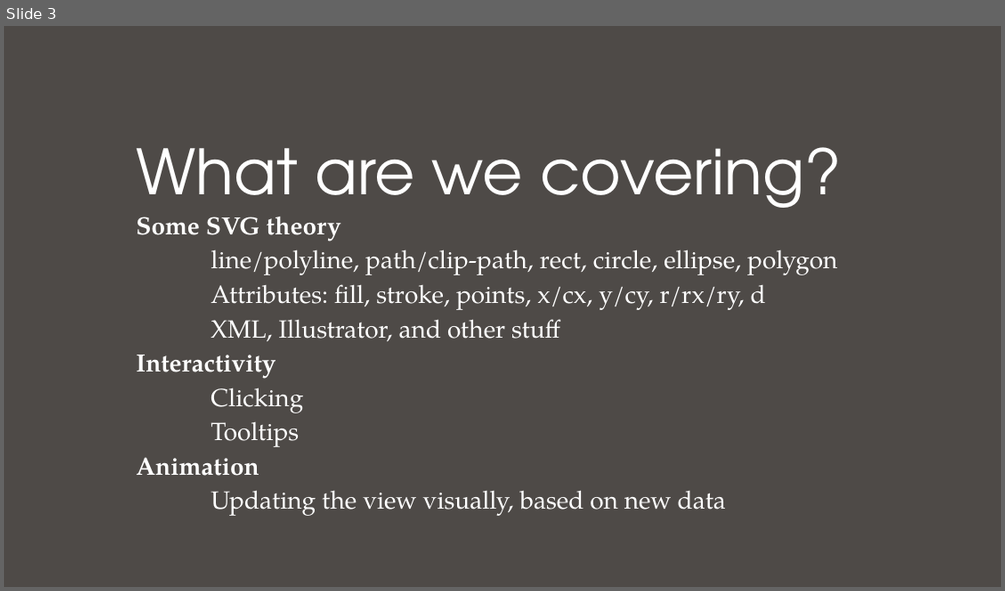
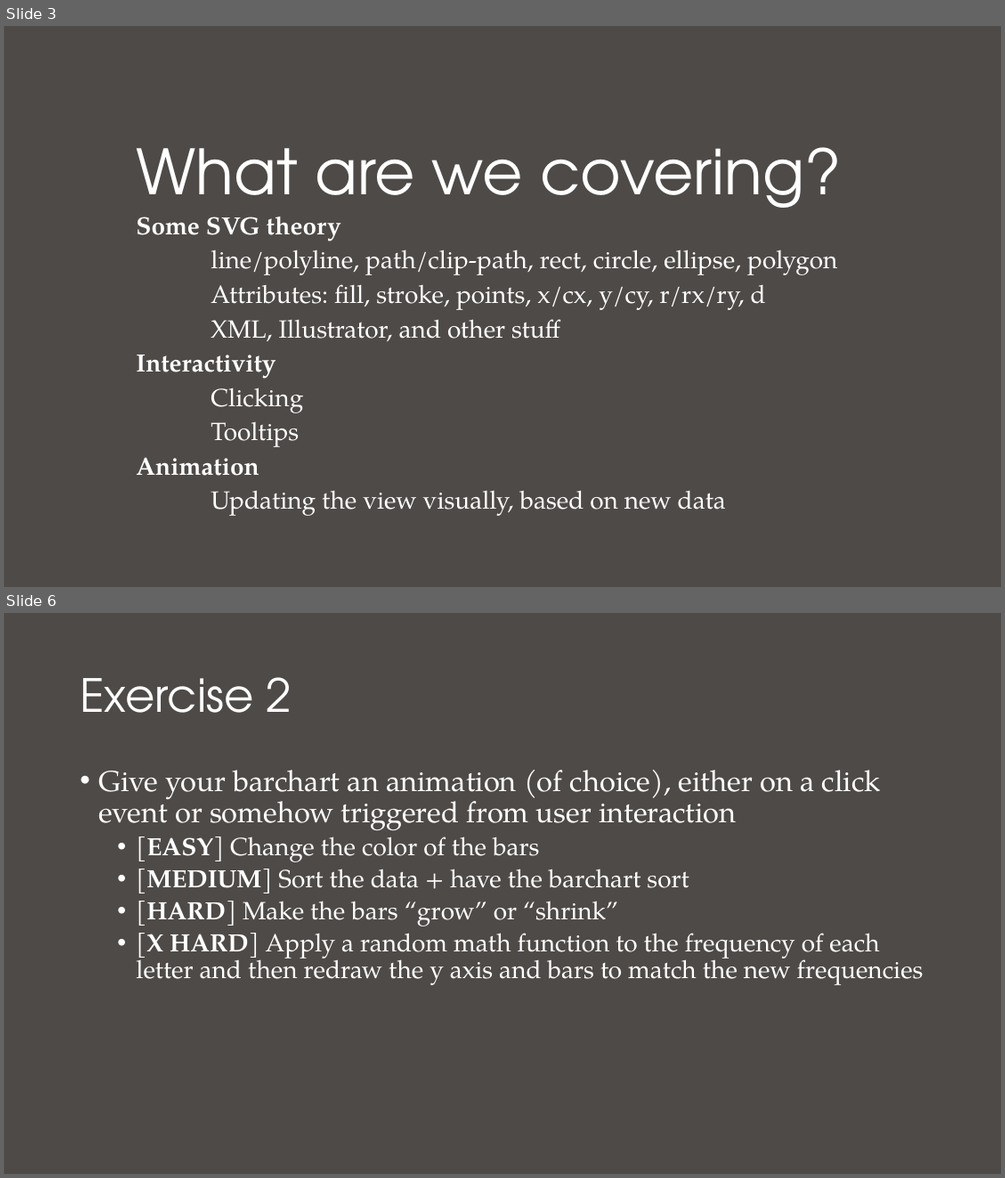
Before and after one commit to nuitrcs/Intro_to_d3_workshop, a slide deck: d3_part_2/Introduction to D3 Part 2.pptx. Shown one above the other, each under a label of ours: slide 3 before the commit, slides 3 and 6 after it; the slides between them are not shown. The pictures are 1005x591 and 1005x1178 pixels, drawn with LibreOffice and Linux fonts; fonts in the diff are those of the drawing. Boxes give left, top, right and bottom in pixels: in the first picture for what was removed or moved away, otherwise in the second. Text is boxed around its words. In the diff, an @@ line names an element or a change of style, - is before the commit and + after.

```diff
--- a/d3_part_2/Introduction to D3 Part 2.pptx
+++ b/d3_part_2/Introduction to D3 Part 2.pptx
@@ slide 6 added at box(4, 613, 1001, 1174), background #4E4A47 @@
@@ title added at box(80, 677, 291, 713), 44 pt, text #FFFFFF @@
+Exercise 2
@@ text added at box(98, 770, 923, 985), 24 pt, text #FFFFFF @@
+• Give your barchart an animation (of choice), either on a click event or somehow triggered from user interaction
+  • [EASY] Change the color of the bars
+  • [MEDIUM] Sort the data + have the barchart sort
+  • [HARD] Make the bars “grow” or “shrink”
+  • [X HARD] Apply a random math function to the frequency of each letter and then redraw the y axis and bars to match the new frequencies
```
Also in this commit, not shown: 1 slide changed, 2 other slides added, 3 other files.
